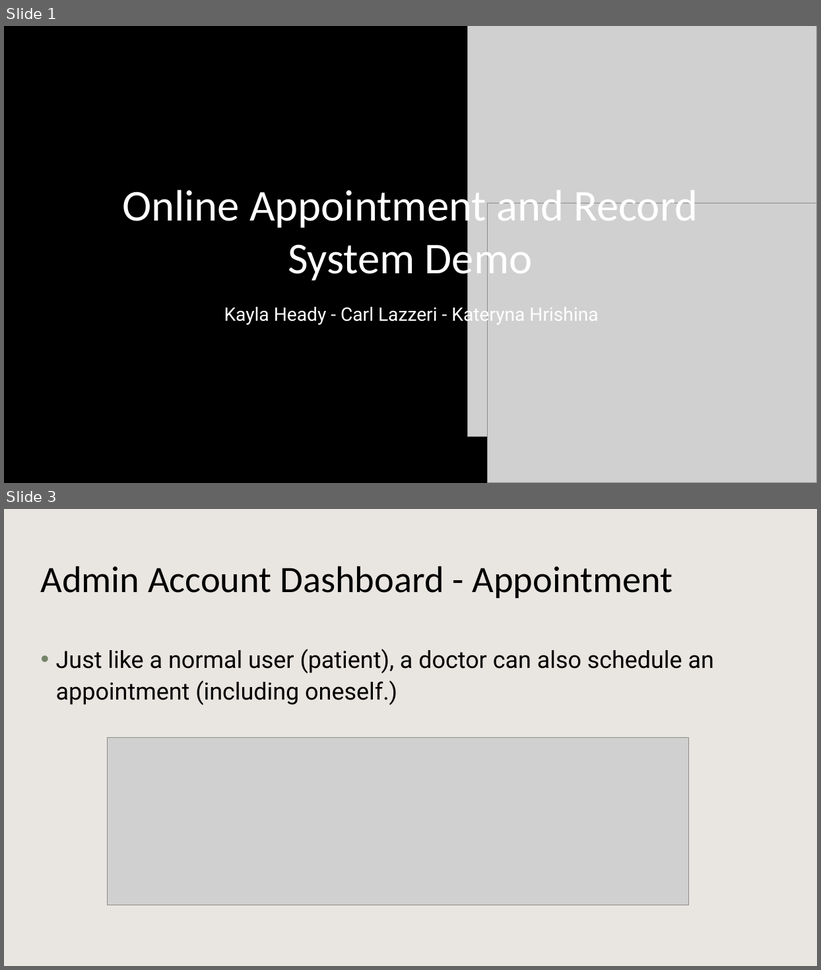
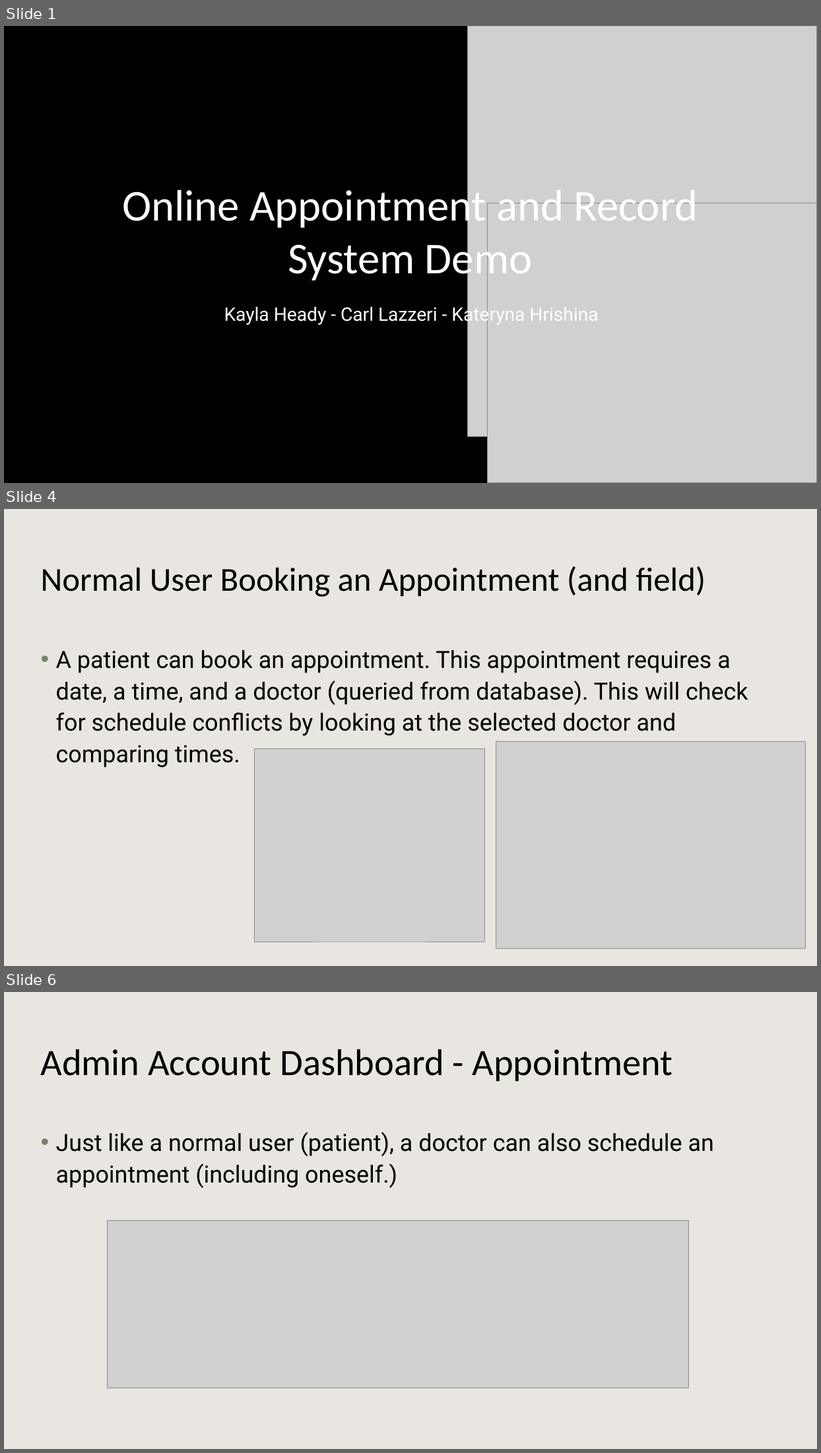
Before and after one commit to Kaylaheady/webDevPortalAndScheduling, a slide deck: docs/Online Appointment and Record System Demo.pptx. Shown one above the other, each under a label of ours: slides 1 and 3 before the commit, slides 1, 4 and 6 after it; the slides between them are not shown. The pictures are 821x970 and 821x1453 pixels, drawn with LibreOffice and Linux fonts; fonts in the diff are those of the drawing; grey boxes stand for pictures; background and template pictures are left out; a plain dark background stands for a picture behind light text. Boxes give left, top, right and bottom in pixels: in the first picture for what was removed or moved away, otherwise in the second. Text is boxed around its words. In the diff, an @@ line names an element or a change of style, - is before the commit and + after.

```diff
--- a/docs/Online Appointment and Record System Demo.pptx
+++ b/docs/Online Appointment and Record System Demo.pptx
@@ slide 4 added at [4,509,817,966], background #FFFFFF; not listed: 1 template element that a slide beside it also shows @@
@@ title added at [41,566,706,597], 39.6 pt, text #000000 @@
+Normal User Booking an Appointment (and field)
@@ text added at [56,650,748,768], 28 pt, text #000000 @@
+• A patient can book an appointment. This appointment requires a date, a time, and a doctor (queried from database). This will check for schedule conflicts by looking at the selected doctor and comparing times.
@@ picture added at [496,741,806,949] @@
@@ picture added at [254,749,484,942] @@
@@ what was slide 3 is now slide 6 @@
```
Also in this commit, not shown: 2 slides changed, 2 other slides added.
